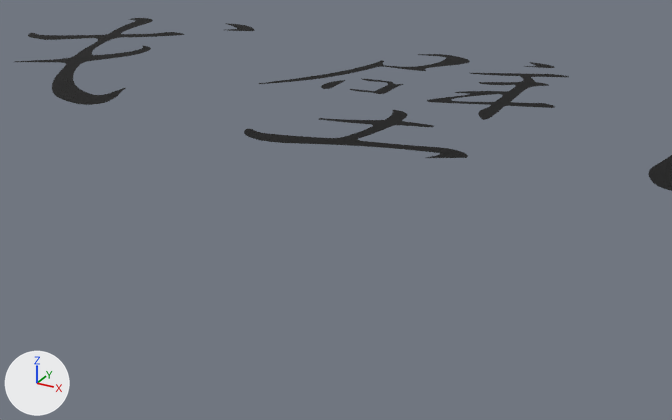
The OBJ model assets/mtrsteamloco/eyecandies/gebitan/gebitan.obj, before and after one commit.
Camera for both pictures: a 50 mm camera at (1.54, -3.73, 1.22) aimed at (0.14, -1.18, -0.06). The lights are fixed; the arrows at lower left show +X, +Y and +Z. Mesh edges are drawn as thin lines on the coarser meshes. Where no turn or scale is listed for an object, it has been applied to the vertices.

The older version as bpy lines, for what is in view:
```python
me_文本 = bpy.data.meshes.new('文本')
me_文本.from_pydata(...)  # 3873 vertices, 3855 faces; spans x -2.55..2.56, y -0.84..0.84, z 0.0
me_文本.materials.append(mat_mat1)  # black #000000
ob_文本 = bpy.data.objects.new('文本', me_文本)
ob_文本.location = (0.0, 0.0, 0.0)
```
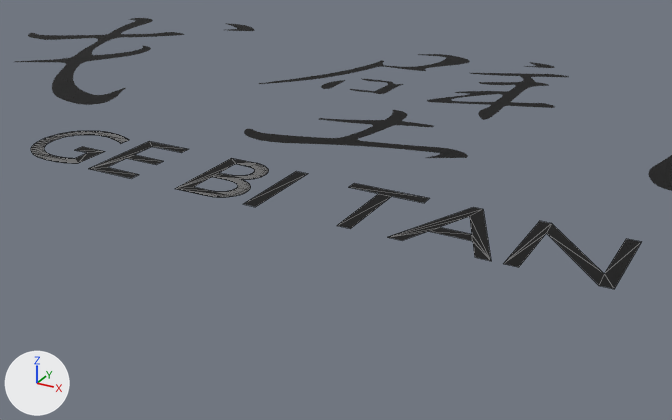
Commit message: 添加戈壁滩拼音

Location of each change, (x1, y1, x2, y2) in pixels of the pictures (672 x 420 px):
'文本.001', added: after (31, 131, 641, 289)

What changed in the scene script:
```text
Add me_文本_001:
    me_文本_001.from_pydata(...)  # 253 vertices, 245 faces; spans x -1.14..1.13, y -1.4..-1.05, z 0.0
    me_文本_001.materials.append(mat_mat1)  # black #000000
Add ob_文本_001:
    ob_文本_001 = bpy.data.objects.new('文本.001', me_文本_001)
    ob_文本_001.location = (0.0, 0.0, 0.0)
```
